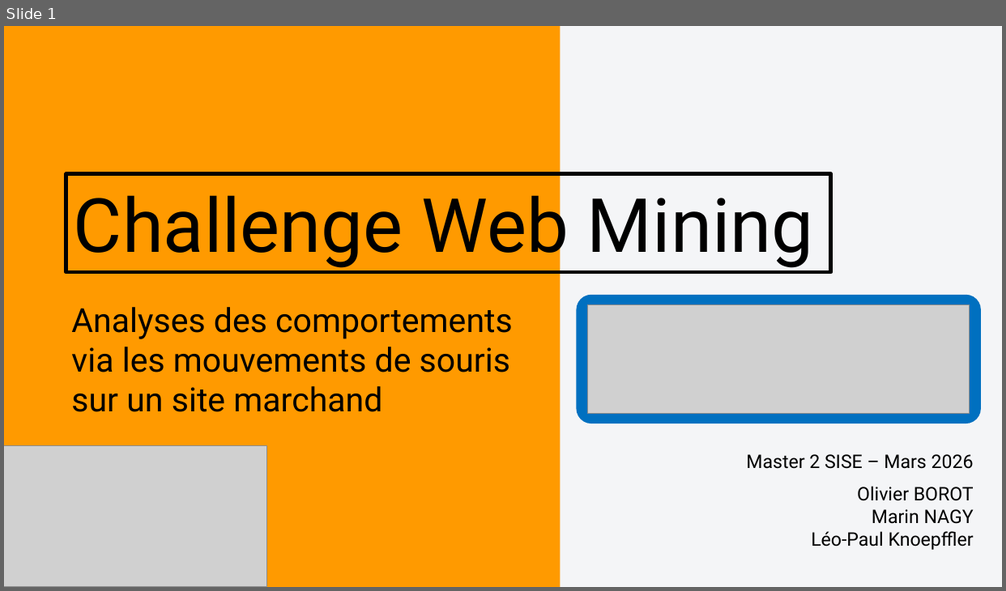
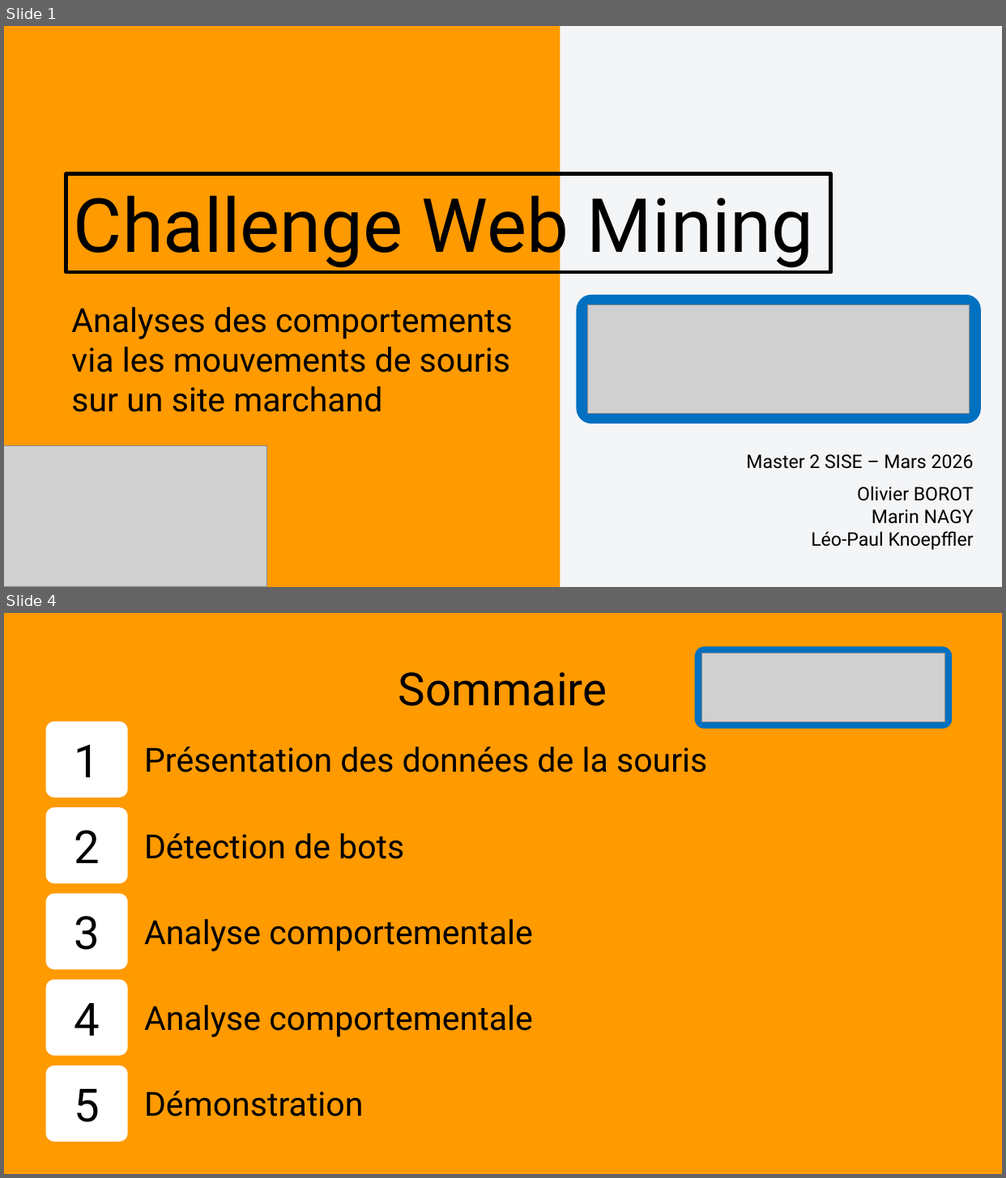
Before and after one commit to OlivierBOROT/SISE-Challenge-WebMining, a slide deck: Présentation_orale.pptx. Shown one above the other, each under a label of ours: slide 1 before the commit, slides 1 and 4 after it; the slides between them are not shown. The pictures are 1006x591 and 1006x1178 pixels, drawn with LibreOffice and Linux fonts; fonts in the diff are those of the drawing; grey boxes stand for pictures. Boxes give left, top, right and bottom in pixels: in the first picture for what was removed or moved away, otherwise in the second. Text is boxed around its words. In the diff, an @@ line names an element or a change of style, - is before the commit and + after.

```diff
--- a/Présentation_orale.pptx
+++ b/Présentation_orale.pptx
@@ slide 4 added at bbox=[4, 613, 1002, 1174], background #F4F5F7 @@
@@ rectangle added at bbox=[4, 613, 1002, 1174], fill #FF9A00 @@
@@ rounded rectangle added at bbox=[695, 647, 953, 729], fill #0070C0 @@
@@ picture added at bbox=[702, 653, 945, 722] @@
@@ text added at bbox=[398, 672, 607, 706], 44 pt, text #000000 @@
+Sommaire
@@ rounded rectangle added at bbox=[46, 722, 127, 798], fill #FFFFFF, 44 pt, text #000000 @@
+1
@@ text added at bbox=[144, 747, 707, 773], 32 pt, text #000000 @@
+Présentation des données de la souris
@@ rounded rectangle added at bbox=[46, 807, 127, 884], fill #FFFFFF, 44 pt, text #000000 @@
+2
@@ text added at bbox=[144, 833, 404, 859], 32 pt, text #000000 @@
+Détection de bots
@@ rounded rectangle added at bbox=[46, 894, 127, 970], fill #FFFFFF, 44 pt, text #000000 @@
+3
@@ text added at bbox=[144, 919, 532, 952], 32 pt, text #000000 @@
+Analyse comportementale
@@ rounded rectangle added at bbox=[46, 980, 127, 1056], fill #FFFFFF, 44 pt, text #000000 @@
+4
@@ text added at bbox=[144, 1005, 532, 1037], 32 pt, text #000000 @@
+Analyse comportementale
@@ rounded rectangle added at bbox=[46, 1066, 127, 1142], fill #FFFFFF, 44 pt, text #000000 @@
+5
@@ text added at bbox=[144, 1091, 363, 1117], 32 pt, text #000000 @@
+Démonstration
```
Also in this commit, not shown: 10 other slides added, 6 slides removed.
